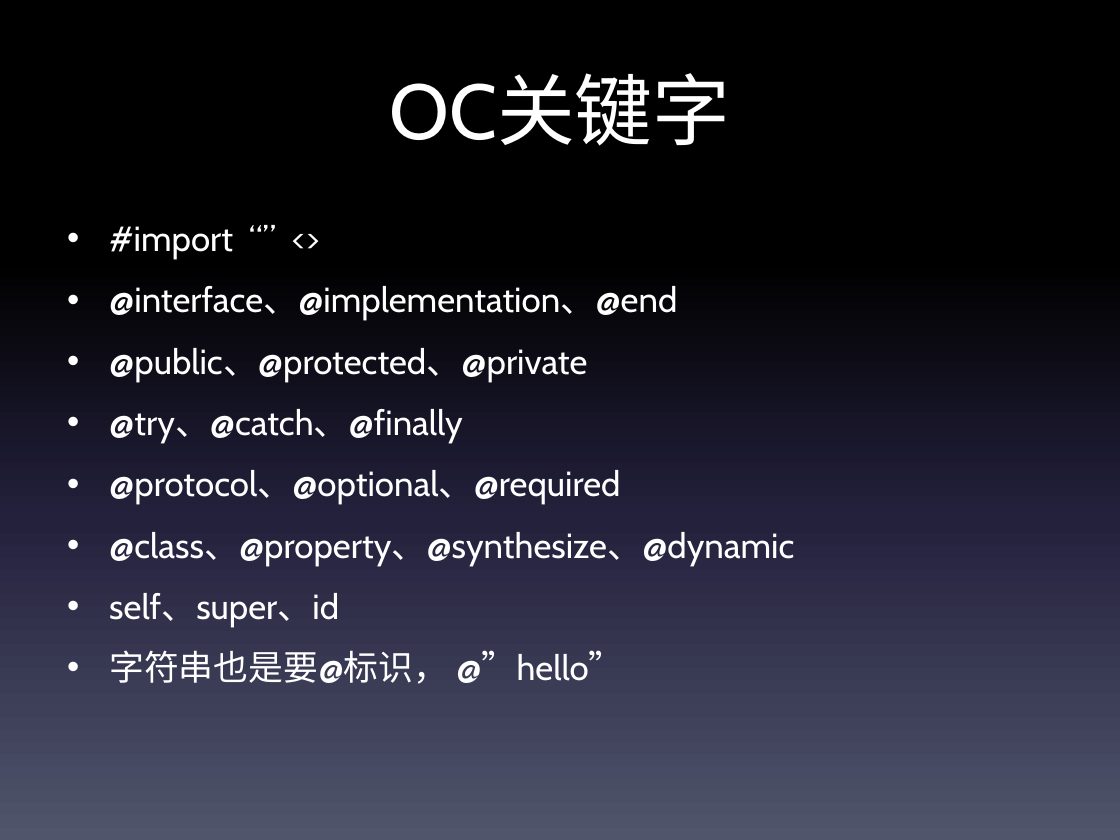
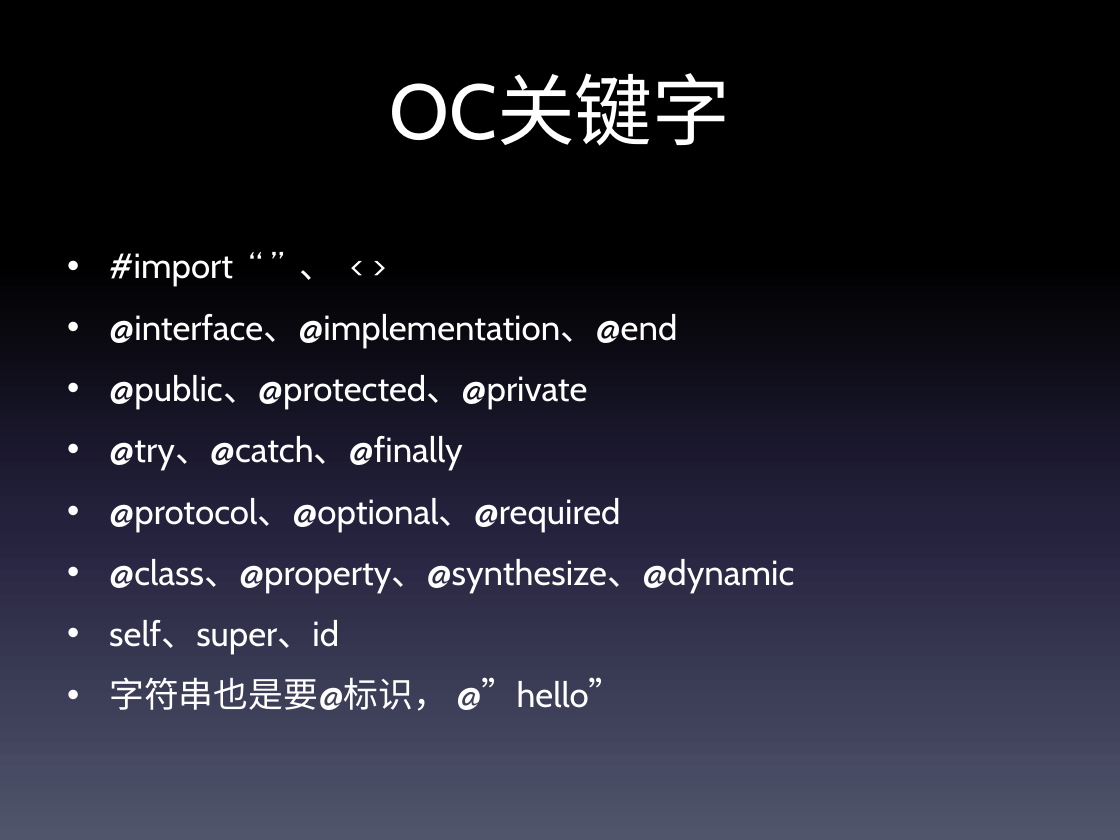
Before and after one commit to 394771176/iOS, a slide deck: slide 10 of iOS入门分享/iOS实战入门.pptx (slide 12 before the commit). Drawn at 1120x840 pixels with LibreOffice and Linux fonts; fonts in the diff are those of the drawing. Boxes give left, top, right and bottom in pixels: in the first picture for what was removed or moved away, otherwise in the second. Text is boxed around its words. In the diff, an @@ line names an element or a change of style, - is before the commit and + after.

```diff
--- a/iOS入门分享/iOS实战入门.pptx
+++ b/iOS入门分享/iOS实战入门.pptx
@@ text at [109, 253, 335, 286]: text changed @@
-• #import “” <>
+• #import “ ” 、 < >
```
Also in this commit, not shown: 6 other slides changed, 1 slide added, 14 other files.
